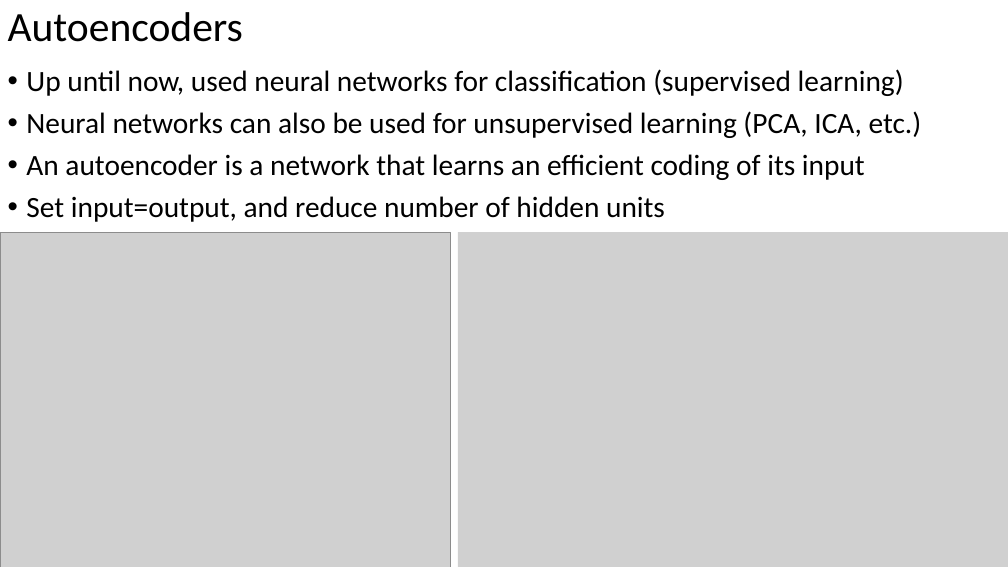
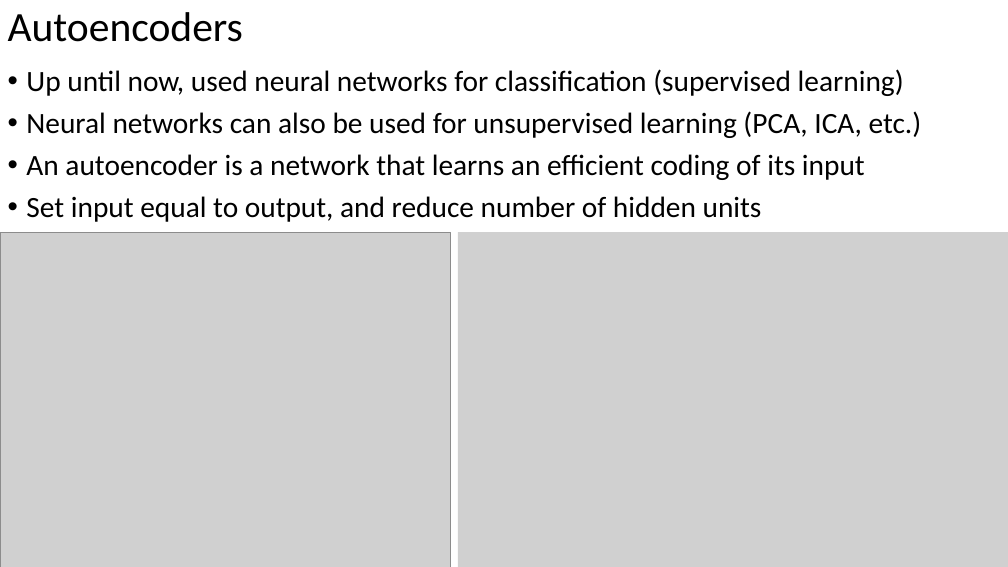
Before and after one commit to russellu/cs405, a slide deck: slide 2 of Lecture_23.pptx. Drawn at 1008x567 pixels with LibreOffice and Linux fonts; fonts in the diff are those of the drawing; grey boxes stand for pictures. Boxes give left, top, right and bottom in pixels: in the first picture for what was removed or moved away, otherwise in the second. Text is boxed around its words. In the diff, an @@ line names an element or a change of style, - is before the commit and + after.

```diff
--- a/Lecture_23.pptx
+++ b/Lecture_23.pptx
@@ text at (x1=26, y1=196, x2=762, y2=222): text changed @@
-• Set input=output, and reduce number of hidden units
+• Set input equal to output, and reduce number of hidden units
```
Also in this commit, not shown: 4 other slides changed, 3 other files.
